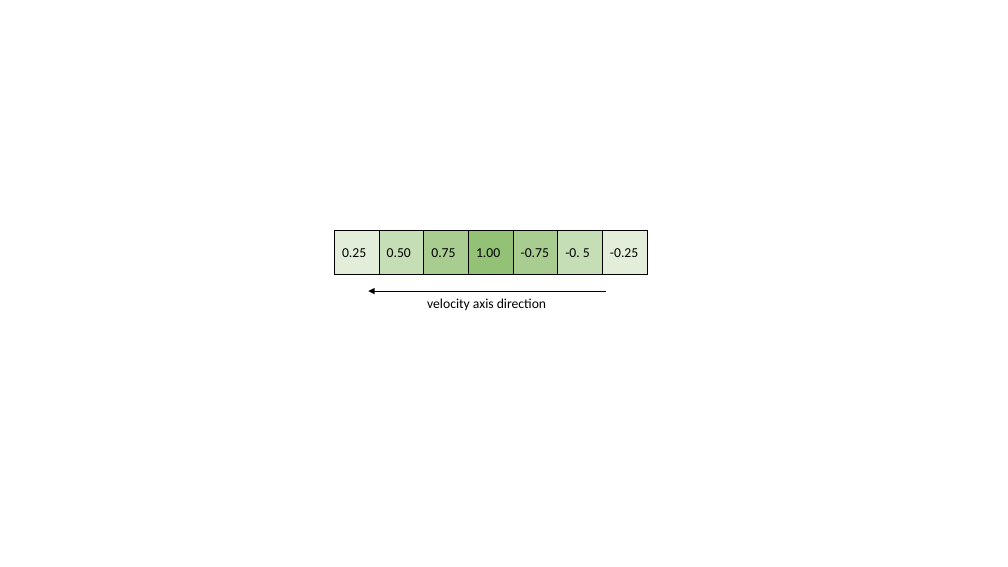
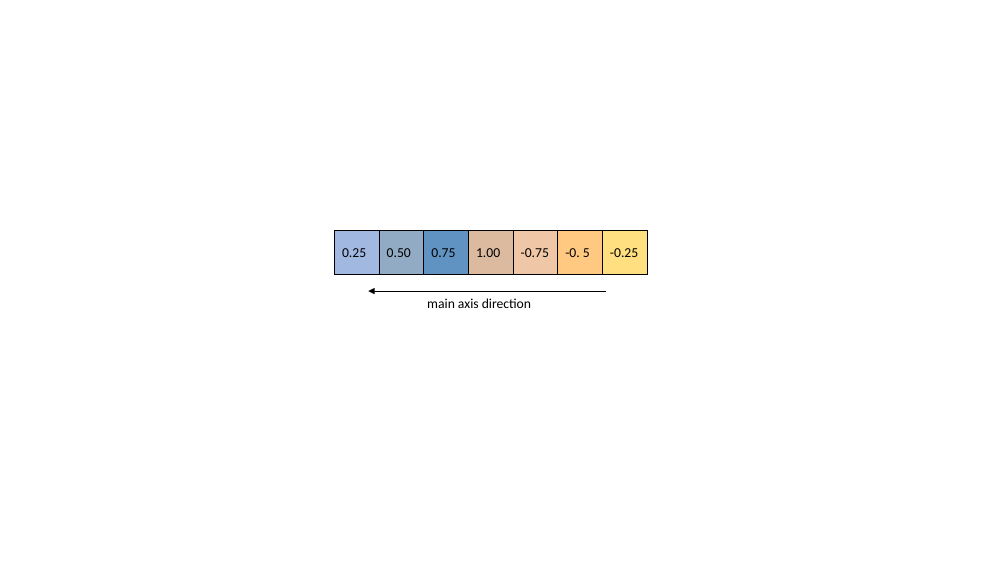
Before and after one commit to jakobbaumgartner/Gradient-3D, a slide deck: slide 3 of Articles/ERK/schemes.pptx. Drawn at 1008x567 pixels with LibreOffice and Linux fonts; fonts in the diff are those of the drawing. Boxes give left, top, right and bottom in pixels: in the first picture for what was removed or moved away, otherwise in the second. Text is boxed around its words. In the diff, an @@ line names an element or a change of style, - is before the commit and + after.

Commit message:
ERK main axis colored

```diff
--- a/Articles/ERK/schemes.pptx
+++ b/Articles/ERK/schemes.pptx
@@ rectangle at box(335, 231, 380, 275): fill #70AD47 at 20% opacity to #4472C4 at 50% opacity @@
@@ rectangle at box(380, 231, 424, 275): fill #70AD47 at 40% opacity to #235888 at 50% opacity @@
@@ rectangle at box(424, 231, 469, 275): fill #70AD47 at 60% opacity to #2C70AE at 75% opacity @@
@@ rectangle at box(469, 231, 513, 275): fill #70AD47 at 75% opacity to #BA7741 at 50% opacity @@
@@ rectangle at box(513, 231, 558, 275): fill #70AD47 at 60% opacity to #E08F4E at 50% opacity @@
@@ rectangle at box(558, 231, 603, 275): fill #70AD47 at 40% opacity to #FFB858 at 75% opacity @@
@@ rectangle at box(603, 231, 647, 275): fill #70AD47 at 20% opacity to #FFC000 at 50% opacity @@
@@ text at box(427, 298, 531, 308): text changed @@
-velocity axis direction
+main axis direction
```
Also in this commit, not shown: 1 other file.
